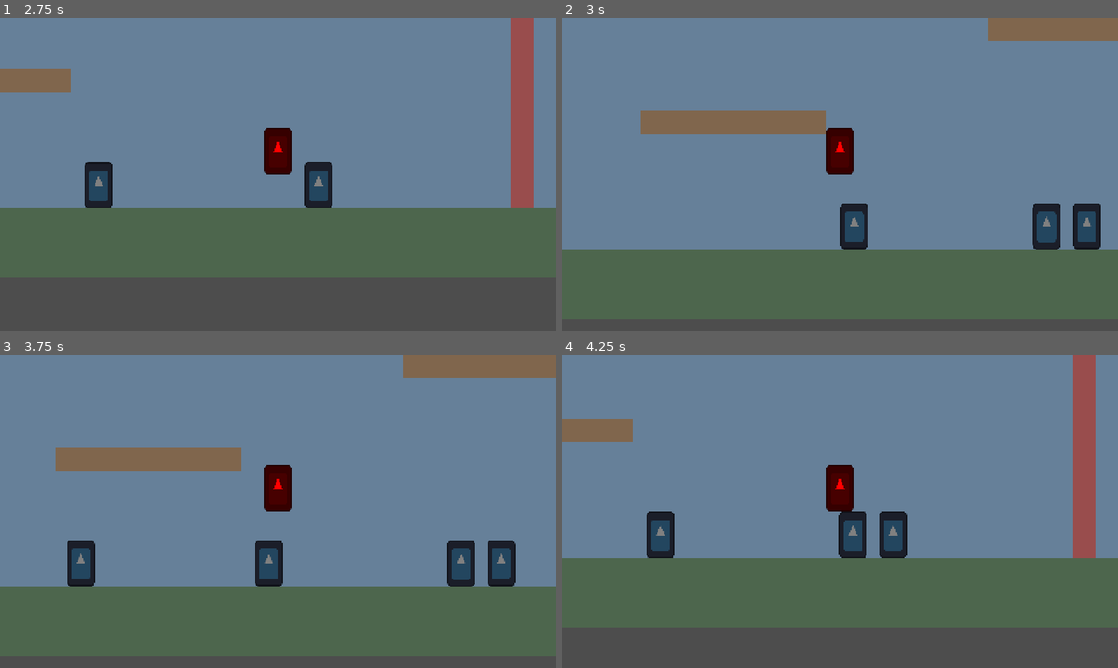
Above: before the commit, frames 1-4 (two rows, left to right).
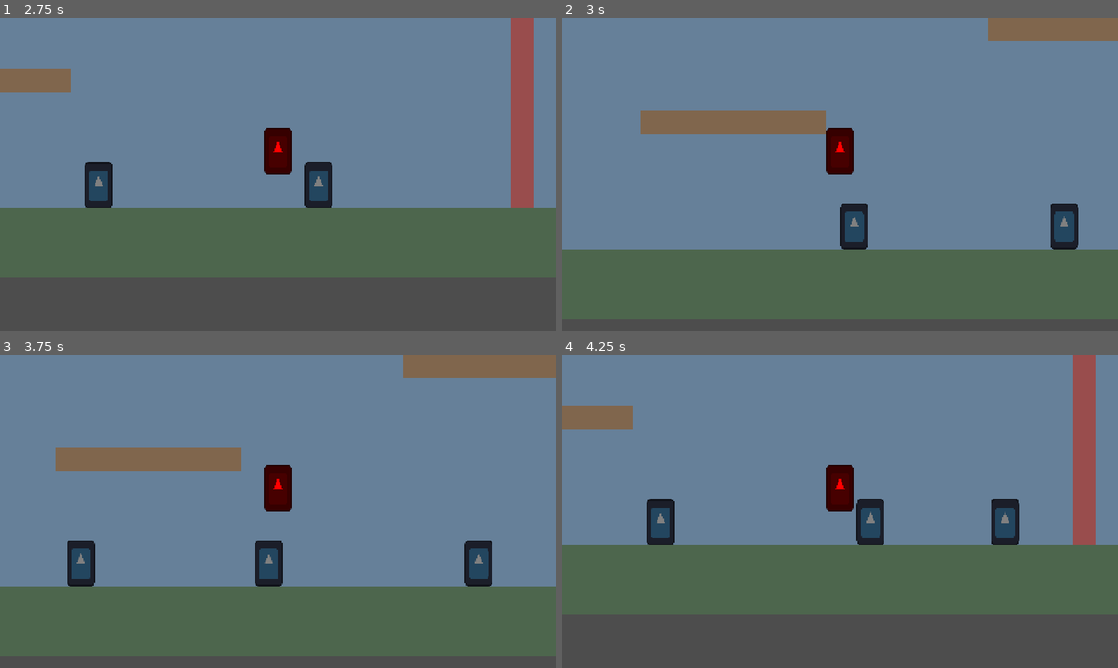
Above: after the commit, the same moments.

Repository: sidpandith/statue-puzzle-platformer
Game: Godot game, scene res://scenes/ui/main_menu.tscn
Same seed, same stepped clock (60 frames per second), same inputs: the game is played once before the commit and once after it. The engine's default icon, where the game draws it, is replaced by a stand-in: a white triangle on a blue panel in a dark square.
Inputs:
- Up to frame 1 (2.75 s): click "Play Test Level" at 0.5 s; hold D (move_right) from 1.28 s (still down); tap C (statue) at 1.35, 2.1 s; tap W (jump) at 1.52, 2.27 s
- Up to frame 2 (3 s): release D (move_right) at 2.78 s; hold A (move_left) from 2.78 s (still down); tap C (statue) at 2.85 s
- Up to frame 3 (3.75 s): release A (move_left) at 3.53 s; hold D (move_right) from 3.53 s (still down); tap C (statue) at 3.6 s
- Up to frame 4 (4.25 s): keep holding D (move_right); tap W (jump) at 3.77 s

Frame 1 is identical in both runs. In frame 2, 1.6% of the frame differs, in the area x 84-97%, y 59-74%; in frame 3, 1.6%; in frame 4, 12%, in the area x 0-100%, y 16-88%.

Commit message:
Polish: Fix Statue Pushing Logic
- Removed flawed velocity check that failed after collision
- Increased push_force from 100 to 300 for better responsiveness

Diff:
--- a/src/scripts/player/player.gd
+++ b/src/scripts/player/player.gd
@@ -20,7 +20,7 @@
 @export var wall_slide_speed: float = 50.0
 
 # Statue parameters
-@export var push_force: float = 100.0
+@export var push_force: float = 300.0
 var statue_scene: PackedScene = preload("res://scenes/interactables/statue.tscn")
 var statue_manager: StatueManager
 var spawn_point: Vector2
@@ -184,8 +184,9 @@
 			var push_dir = Vector2(-collision.get_normal().x, 0).normalized()
 
 			# Apply push force if we are moving into it
-			if push_dir.dot(velocity.normalized()) > 0.5:
-				collider.push(push_dir * push_force)
+			# Note: We rely on collision normal to determine direction.
+			# move_and_slide() resets velocity on collision, so we can't check velocity here.
+			collider.push(push_dir * push_force)
 
 
 func _update_coyote_time(delta: float) -> void:
